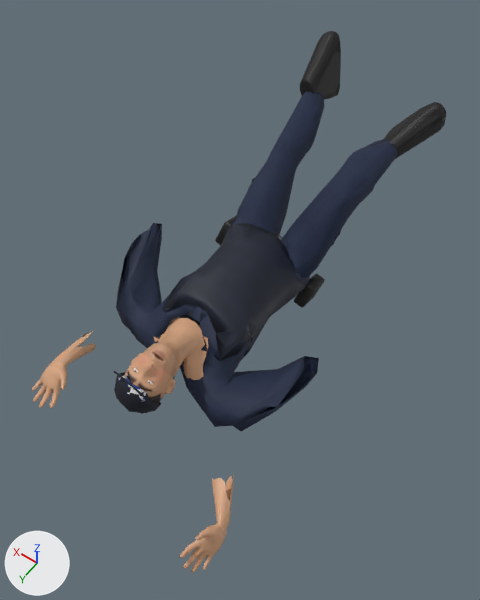
What one commit did to the glTF model characters/exports/cop_vic_crowd.glb.
Rendered twice from a 50 mm lens placed at (-0.93, 1.98, 2.07), pointed at (-0.04, 0.74, 0.13). The lights are fixed; the arrows at lower left show +X, +Y and +Z. The picture after the commit comes second. Both versions are drawn at frame 30 of the action 'die'; the numbers are the values there. Vertices at exactly the same position are counted once.

In view in the first picture: 'cop_vic_crowd'.
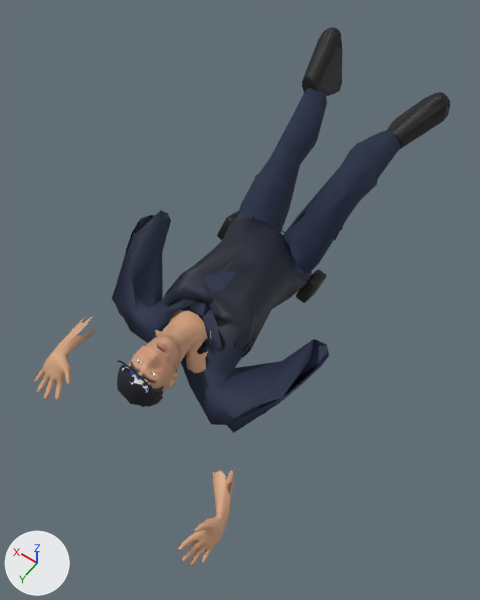
Location of each change, [x1, y1, x2, y2] in pixels of the pictures (480 x 600 px; the box of a moved part takes in the faces that stretch with it):
'cop_vic_crowd', reshaped
    before: [31, 31, 446, 573]
    after: [34, 27, 450, 566]
part 1 of me_cop_vic_body_023, moved or reshaped
    before: [125, 317, 208, 399]
    after: [128, 309, 211, 392]
part 2 of me_cop_vic_body_023, moved or reshaped
    before: [180, 474, 234, 573]
    after: [178, 466, 235, 566]
part 3 of me_cop_vic_body_023, moved or reshaped
    before: [31, 331, 96, 409]
    after: [34, 316, 95, 401]
part 4 of me_cop_vic_body_023, moved or reshaped (mostly hidden)
    before: [124, 374, 175, 403]
    after: [154, 369, 178, 396]
part 5 of me_cop_vic_body_023, moved or reshaped
    before: [300, 31, 341, 100]
    after: [302, 27, 342, 96]
part 6 of me_cop_vic_body_023, moved or reshaped
    before: [384, 102, 446, 160]
    after: [386, 92, 450, 149]
part 7 of me_cop_vic_body_023, moved or reshaped
    before: [215, 215, 237, 246]
    after: [217, 211, 239, 240]
part 8 of me_cop_vic_body_023, moved or reshaped
    before: [294, 274, 325, 307]
    after: [296, 269, 327, 303]
part 9 of me_cop_vic_body_023, moved or reshaped
    before: [114, 372, 162, 414]
    after: [117, 365, 163, 407]
part 10 of me_cop_vic_body_023, moved or reshaped
    before: [113, 371, 152, 404]
    after: [117, 360, 156, 395]
part 11 of me_cop_vic_body_023, moved or reshaped
    before: [118, 375, 147, 402]
    after: [122, 367, 150, 392]
part 12 of me_cop_vic_body_023, moved or reshaped
    before: [116, 91, 398, 431]
    after: [112, 88, 401, 433]

What changed in the scene script:
```text
Change me_cop_vic_body_023:
    used by ob_cop_vic_crowd; location = (0.0, 0.0, 0.0)
    remove me_cop_vic_body_023.from_pydata(...)  # 3323 vertices, 6446 faces; spans x -0.49..0.42, y -0.42..1.58, z -0.06..0.55
    add me_cop_vic_body_023.from_pydata(...)  # 3323 vertices, 6446 faces; spans x -0.48..0.42, y -0.43..1.58, z -0.05..0.56
    me_cop_vic_body_023 part 1: the loose piece of 756 vertices spanning x -0.13..0.15, y 0.97..1.31, z 0.04..0.28 is multiplied about its middle by the matrix ((0.993, -0.005, -0.002), (0.005, 0.992, -0.034), (0.003, 0.034, 0.992)), then moved by (0.0, -0.02, 0.02)
    me_cop_vic_body_023 part 2: the loose piece of 298 vertices spanning x -0.49..-0.34, y 1.26..1.58, z -0.06..0.08 is moved by (0.01, -0.01, 0.04)
    me_cop_vic_body_023 part 3: the loose piece of 294 vertices spanning x 0.26..0.39, y 1.11..1.45, z -0.03..0.07 is multiplied about its middle by the matrix ((0.977, -0.055, -0.198), (0.081, 0.986, 0.129), (0.188, -0.143, 0.97)), then moved by (0.0, -0.02, 0.05)
    me_cop_vic_body_023 part 4: the loose piece of 317 vertices spanning x -0.07..0.09, y 1.1..1.33, z 0.03..0.21 is moved by (0.0, -0.01, 0.03)
    me_cop_vic_body_023 part 5: the loose piece of 142 vertices spanning x 0.2..0.35, y -0.42..-0.2, z 0.28..0.55 is moved by (0.0, -0.02, 0.01)
    me_cop_vic_body_023 part 6: the loose piece of 142 vertices spanning x -0.32..-0.11, y -0.28..-0.08, z 0.27..0.5 is moved by (0.0, -0.01, 0.04)
    me_cop_vic_body_023 part 7: the loose piece of 32 vertices spanning x 0.17..0.25, y 0.38..0.53, z 0.03..0.18 is moved by (0.0, -0.01, 0.02)
    me_cop_vic_body_023 part 8: the loose piece of 32 vertices spanning x -0.22..-0.15, y 0.39..0.54, z -0.06..0.08 is moved by (0.0, -0.01, 0.02)
    me_cop_vic_body_023 part 9: the loose piece of 72 vertices spanning x -0.07..0.1, y 1.18..1.33, z 0.02..0.23 is moved by (0.0, -0.01, 0.03)
    me_cop_vic_body_023 part 10: the loose piece of 26 vertices spanning x -0.09..0.07, y 1.28..1.32, z 0.19..0.3 is moved by (0.0, -0.02, 0.03)
    me_cop_vic_body_023 part 11: the loose piece of 22 vertices spanning x -0.06..0.05, y 1.27..1.31, z 0.19..0.24 is moved by (0.0, -0.02, 0.03)
    me_cop_vic_body_023 part 12: 1096 of 3323 vertices moved; they spanned x -0.42..0.42, y -0.26..1.25, z -0.04..0.42 and now span x -0.43..0.42, y -0.28..1.23, z -0.02..0.44; mean shift (0.0, -0.02, 0.02); largest move (0.4, 0.9, 0.12) -> (0.41, 0.85, 0.22)
    other edits to the shape of me_cop_vic_body_023 do not show in these pictures
```
